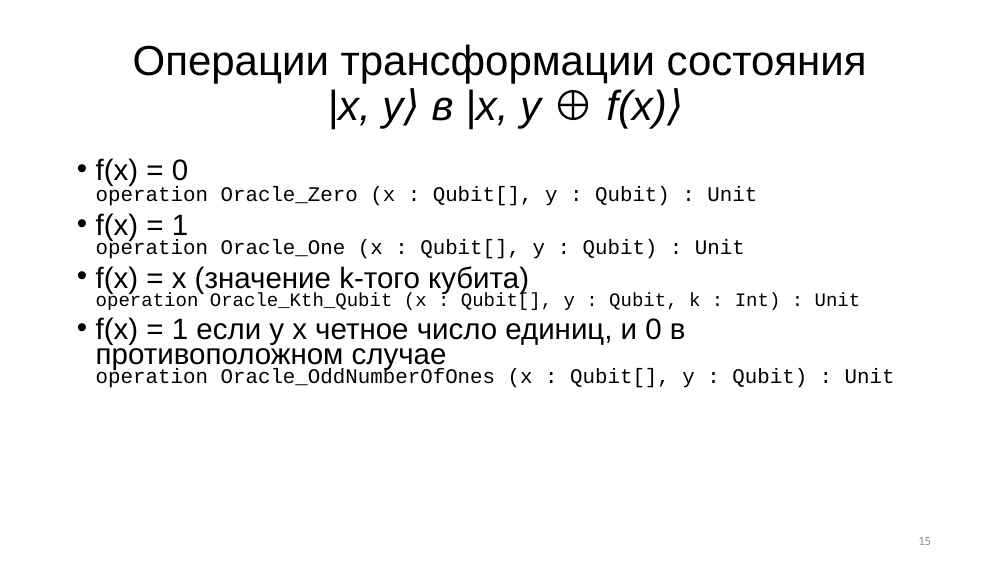
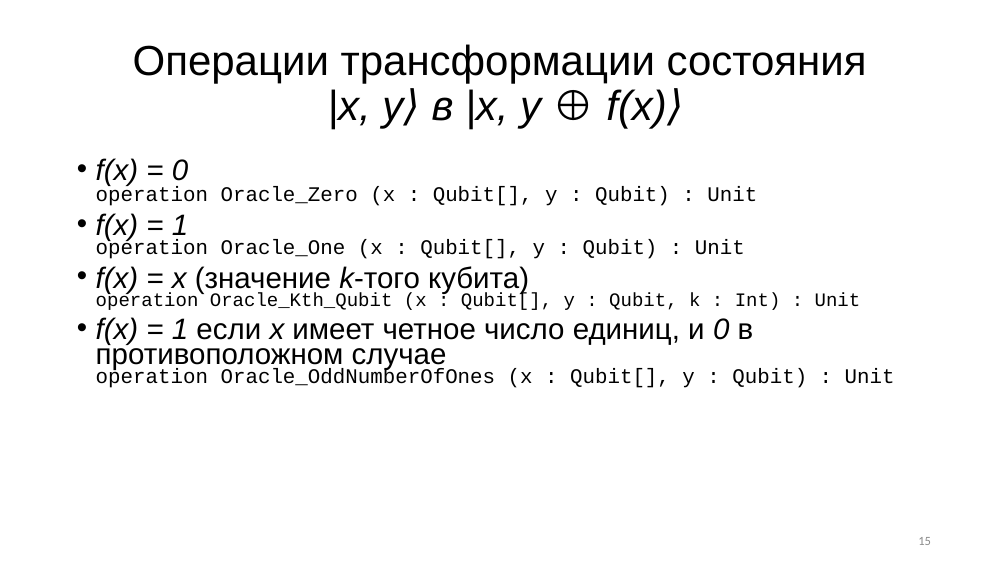
Before and after one commit to R0manych/Diploma2019, a slide deck: slide 15 of Черниговских 2к 14гр.pptx. Drawn at 1008x567 pixels with LibreOffice and Linux fonts; fonts in the diff are those of the drawing. Boxes give left, top, right and bottom in pixels: in the first picture for what was removed or moved away, otherwise in the second. Text is boxed around its words. In the diff, an @@ line names an element or a change of style, - is before the commit and + after.

```diff
--- a/Черниговских 2к 14гр.pptx
+++ b/Черниговских 2к 14гр.pptx
@@ background #DEDEDE to #FFFFFF @@
@@ text at (x1=96, y1=158, x2=861, y2=310): text colour #2C2C2C to #000000 in "f(x) = 0 operation Oracle_Zero (x : ...", "f(x) = 1 operation Oracle_One (x : ...", "f(x) = x (значение k-того кубита) operation ..."; italic on in "f(x) = 0", "f(x) = 1", "f(x) = x k-того" @@
@@ text at (x1=96, y1=317, x2=895, y2=388): text changed; size 19.8 to 28.1 pt; font Courier New to Arial; text colour #2C2C2C to #000000 @@
-• f(x) = 1 если у х четное число единиц, и 0 в противоположном случае
-  operation Oracle_OddNumberOfOnes (x : Qubit[], y : Qubit) : Unit
+• f(x) = 1 если х имеет четное число единиц, и 0 в противоположном случае
+  operation Oracle_OddNumberOfOnes (x : Qubit[], y : Qubit) : Unit
```
Also in this commit, not shown: 17 other slides changed, 1 other file.
